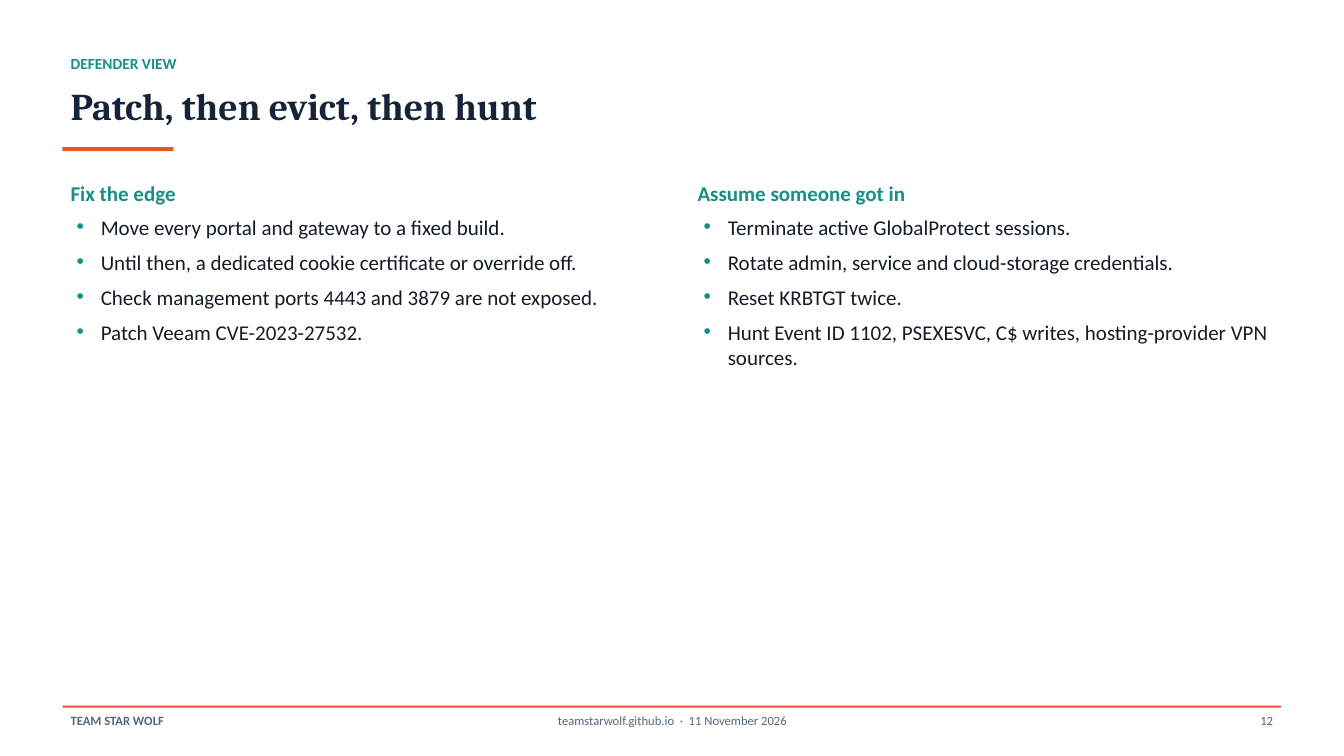
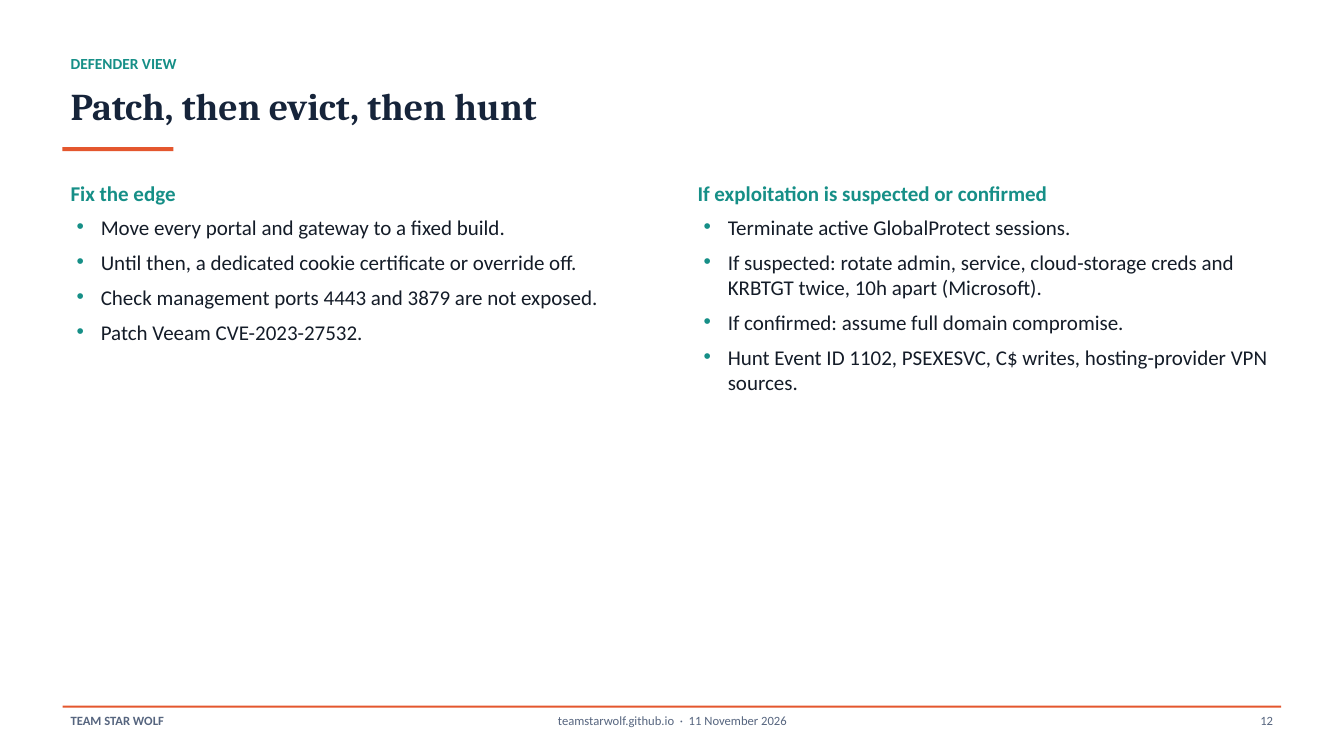
Before and after one commit to TeamStarWolf/TeamStarWolf, a slide deck: slide 12 of case-studies/slides/Palo_Alto_PAN_OS_CVE_2026_0257_Case_Study.pptx. Drawn at 1344x756 pixels with LibreOffice and Linux fonts; fonts in the diff are those of the drawing. Boxes give left, top, right and bottom in pixels: in the first picture for what was removed or moved away, otherwise in the second. Text is boxed around its words. In the diff, an @@ line names an element or a change of style, - is before the commit and + after.

```diff
--- a/case-studies/slides/Palo_Alto_PAN_OS_CVE_2026_0257_Case_Study.pptx
+++ b/case-studies/slides/Palo_Alto_PAN_OS_CVE_2026_0257_Case_Study.pptx
@@ text at <box>698,186,1047,205</box>: text changed @@
-Assume someone got in
+If exploitation is suspected or confirmed
@@ text at <box>728,255,1234,334</box>: text changed @@
-• Rotate admin, service and cloud-storage credentials.
-• Reset KRBTGT twice.
+• If suspected: rotate admin, service, cloud-storage creds and KRBTGT twice, 10h apart (Microsoft).
+• If confirmed: assume full domain compromise.
```
Also in this commit, not shown: 7 other files.
